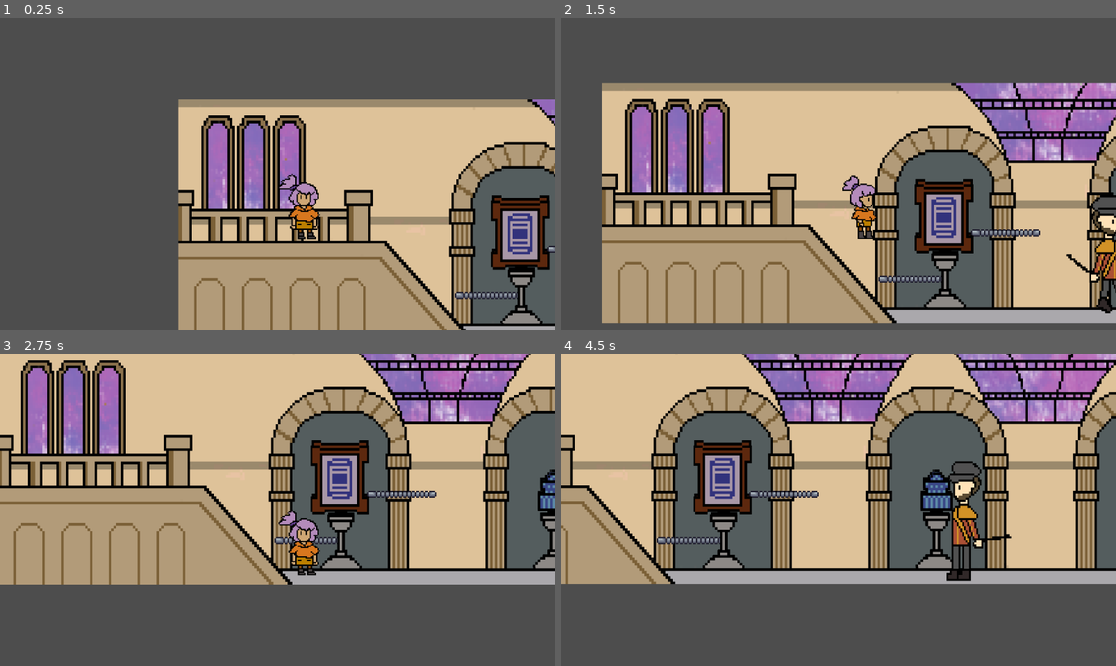
Above: before the commit, frames 1-4 (two rows, left to right).
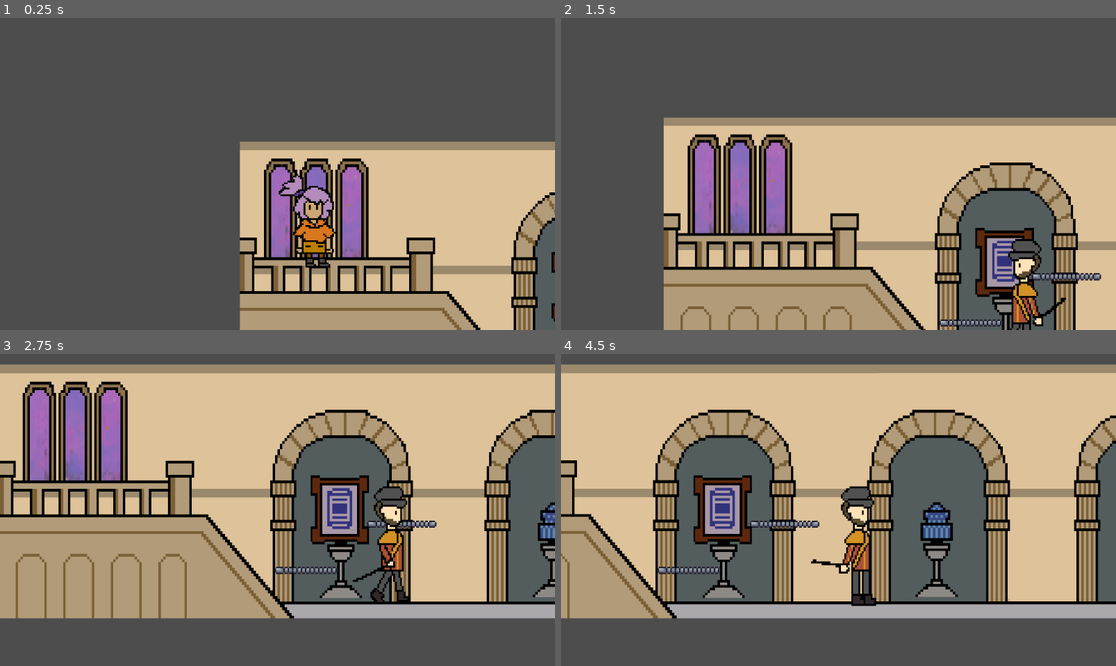
Above: after the commit, the same moments.

Repository: Will-Tate/Museum-Heist
Game: Godot game, scene res://main.tscn
The game is run twice, just before and just after one commit, with the same random seed, the same clock (stepped at 60 frames per second) and the same inputs.
Inputs:
- Up to frame 1 (0.25 s): no input
- Up to frame 2 (1.5 s): hold Right (ui_right) from 0.53 s (still down); tap S (hide_behind) at 0.6, 1.35 s
- Up to frame 3 (2.75 s): release Right (ui_right) at 2.03 s; hold Left (ui_left) from 2.03 s (still down); tap S (hide_behind) at 2.1 s
- Up to frame 4 (4.5 s): release Left (ui_left) at 2.78 s; hold Right (ui_right) 2.78-4.28 s; tap S (hide_behind) at 2.85, 3.6, 4.35 s; hold Left (ui_left) from 4.28 s (still down)

The runs differ from the first frame. In frame 1, 39% of the frame differs, in the area x 32-100%, y 26-100%; in frame 2, 58%, in the area x 7-100%, y 20-100%; in frame 3, 50%; in frame 4, 52%.

Commit message:
hi sayli

Diff:
--- a/enemy.gd
+++ b/enemy.gd
@@ -2,7 +2,7 @@
 @onready var animated_sprite_2d = $AnimatedSprite2D
 @onready var collision_shape_2d = $Detection/CollisionShape2D
 
-var speed = 200
+var speed = 100
 var player
 var player_in_area = false
 var direction = -1
--- a/enemy.tscn
+++ b/enemy.tscn
@@ -30,7 +30,7 @@
 size = Vector2(73, 249)
 
 [sub_resource type="CircleShape2D" id="CircleShape2D_djisj"]
-radius = 266.423
+radius = 180.069
 
 [node name="Node2D" type="CharacterBody2D"]
 position = Vector2(39, -10)
@@ -50,7 +50,7 @@
 [node name="Detection" type="Area2D" parent="."]
 
 [node name="CollisionShape2D" type="CollisionShape2D" parent="Detection"]
-position = Vector2(-193, 2)
+position = Vector2(-176, 2)
 shape = SubResource("CircleShape2D_djisj")
 
 [connection signal="body_entered" from="Detection" to="." method="_on_detection_body_entered"]
--- a/main.tscn
+++ b/main.tscn
@@ -10,6 +10,7 @@
 [ext_resource type="PackedScene" uid="uid://dfd26e2nef8x0" path="res://scenes/museum_item_5.tscn" id="8_xb110"]
 [ext_resource type="PackedScene" uid="uid://dodxhqq2r5thc" path="res://scenes/museum_item_4.tscn" id="9_1ntkm"]
 [ext_resource type="PackedScene" uid="uid://co083ob4oyyun" path="res://scenes/museum_item_3.tscn" id="10_i4y53"]
+[ext_resource type="Texture2D" uid="uid://f8lavv8avbr3" path="res://Museum bg _ no lanterns.png" id="11_pe7ng"]
 
 [sub_resource type="TileSetAtlasSource" id="TileSetAtlasSource_40ddj"]
 texture = ExtResource("2_lorjr")
@@ -501,6 +502,7 @@
 [node name="Node2D" type="Node2D"]
 
 [node name="MuseumInterior" type="Sprite2D" parent="."]
+visible = false
 position = Vector2(1583, 281)
 scale = Vector2(0.317941, 0.356518)
 texture = ExtResource("2_8rpt6")
@@ -522,7 +524,7 @@
 layer_0/tile_data = PackedInt32Array(458768, 1114112, 2, 458769, 1179648, 2, 458770, 1245184, 2, 589836, 1114112, 2, 589837, 1179648, 2, 589838, 1245184, 2)
 
 [node name="CharacterBody2D" parent="Node" instance=ExtResource("3_lnudp")]
-position = Vector2(208, 154)
+position = Vector2(82, 47)
 
 [node name="MuseumItem1" parent="Node" instance=ExtResource("4_h73jh")]
 
@@ -533,7 +535,6 @@
 
 [node name="CollisionPolygon2D" type="CollisionPolygon2D" parent="Node/Area2D"]
 position = Vector2(3.00012, 2)
-scale = Vector2(1, 1)
 polygon = PackedVector2Array(0, 325, 432, 325, 592, 509, 2592, 511, 2760, 328, 3162, 327, 3163, 30, 1, 33, 1, 301, -108, -116, 3256, -65, 3211, 667, 569, 555)
 
 [node name="enemy2" parent="Node" instance=ExtResource("5_40hlg")]
@@ -556,3 +557,9 @@
 
 [node name="MuseumItem4" parent="." instance=ExtResource("10_i4y53")]
 position = Vector2(1583, 368)
+
+[node name="MuseumBgNoLanterns" type="Sprite2D" parent="."]
+z_index = -3
+position = Vector2(1585, 276)
+scale = Vector2(0.317497, 0.376429)
+texture = ExtResource("11_pe7ng")
--- a/scenes/mainCharacter.tscn
+++ b/scenes/mainCharacter.tscn
@@ -2,7 +2,7 @@
 
 [ext_resource type="Script" path="res://scenes/mainCharacter.gd" id="1_genmn"]
 [ext_resource type="Texture2D" uid="uid://fce7iulitq6f" path="res://assets/Ch_Grappling.png" id="2_ocaoy"]
-[ext_resource type="Texture2D" uid="uid://4526a8po1vnr" path="res://assets/Ch_Hiding.png" id="3_6mag1"]
+[ext_resource type="Texture2D" uid="uid://bglrhq14hh6o" path="res://assets/char_hide_dark.png" id="3_rwjua"]
 [ext_resource type="Texture2D" uid="uid://c87fw1gcgk3m6" path="res://assets/char_standing1.png" id="4_jcunu"]
 [ext_resource type="Texture2D" uid="uid://chwykbaiytbxq" path="res://assets/char_right1.png" id="5_mkhbt"]
 [ext_resource type="Texture2D" uid="uid://catj6rfvq2ugu" path="res://assets/char_right2.png" id="6_i5a3i"]
@@ -21,7 +21,7 @@
 }, {
 "frames": [{
 "duration": 1.0,
-"texture": ExtResource("3_6mag1")
+"texture": ExtResource("3_rwjua")
 }],
 "loop": true,
 "name": &"Hide",
@@ -54,21 +54,21 @@
 }]
 
 [sub_resource type="RectangleShape2D" id="RectangleShape2D_vfhm7"]
-size = Vector2(73, 128)
+size = Vector2(107.5, 190)
 
 [node name="CharacterBody2D" type="CharacterBody2D"]
 script = ExtResource("1_genmn")
 
 [node name="Sprite2D" type="AnimatedSprite2D" parent="."]
 visibility_layer = 3
-position = Vector2(45, 69)
-scale = Vector2(0.257143, 0.234694)
+position = Vector2(61.5, 99)
+scale = Vector2(0.351429, 0.336735)
 sprite_frames = SubResource("SpriteFrames_gfes2")
-animation = &"Hide"
 autoplay = "default"
+frame_progress = 0.932063
 
 [node name="CollisionShape2D" type="CollisionShape2D" parent="."]
-position = Vector2(49, 71)
+position = Vector2(66.25, 102)
 shape = SubResource("RectangleShape2D_vfhm7")
 
 [node name="Camera2D" type="Camera2D" parent="."]
Binary file added: assets/char_hide_dark.png
Not shown, added: assets/char_hide_dark.png.import
Not shown: 1 places in main.tscn that only renumber resources
